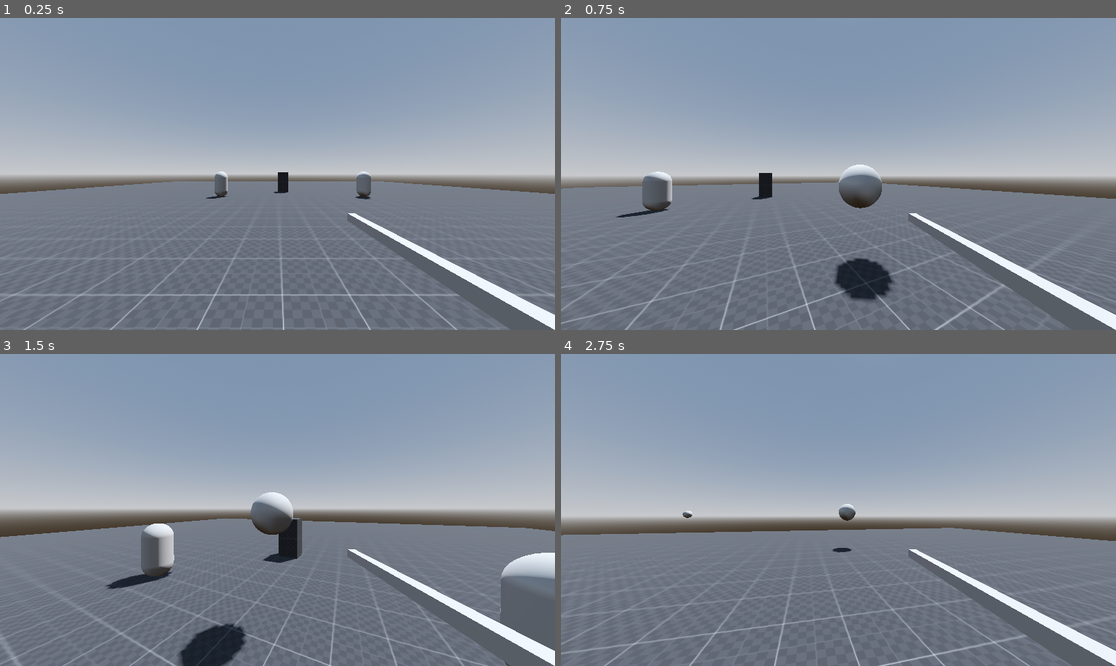
Above: before the commit, frames 1-4 (two rows, left to right).
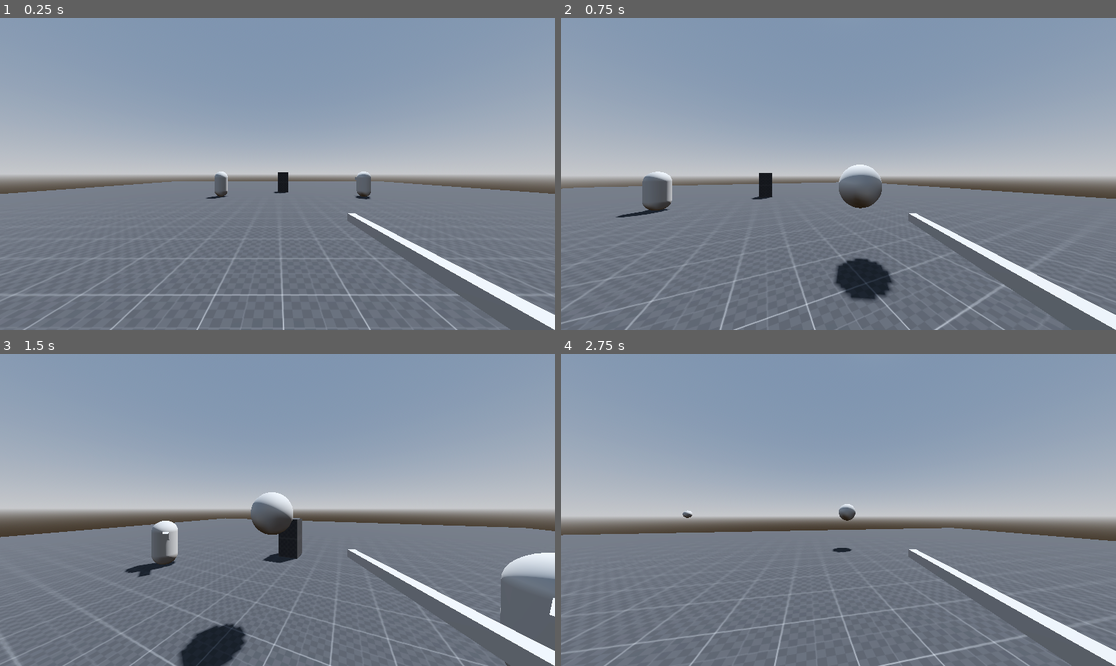
Above: after the commit, the same moments.

Repository: h-valot/Godot_BoomerShooter
Game: Godot game, scene res://Assets/Scenes/S_MovementTest.tscn
Two runs of this game, one before a commit and one after it. Both use one fixed random seed, a clock stepped at 60 frames per second and the inputs below.
Inputs (mouse positions are in pixels of both pictures, inside the frame that each line leads up to):
- Up to frame 1 (0.25 s): no input
- Up to frame 2 (0.75 s): tap Enter at 0.5 s; move the mouse to (866, 174) at 0.52 s; hold W (Forward) from 0.53 s (still down); click (866, 174) at 0.6 s
- Up to frame 3 (1.5 s): keep holding W (Forward); tap Space (Jump) at 0.77 s; move the mouse to (249, 510) at 1.27 s; click (249, 510) at 1.35 s
- Up to frame 4 (2.75 s): keep holding W (Forward); tap Space (Jump) at 1.52 s; move the mouse to (849, 503) at 2.02 s; tap Shift (Sprint) at 2.1 s; click (849, 503) at 2.3 s

The runs differ from the first frame. In frame 1, less than 0.1% of the frame differs, in the area x 63-65%, y 51-58%; in frame 2, less than 0.1%; in frame 3, 1.2%, in the area x 18-100%, y 53-85%; in frame 4, nothing differs.

Commit message:
Add base ai structure

Diff:
--- a/Assets/Prefabs/PF_Opponent.tscn
+++ b/Assets/Prefabs/PF_Opponent.tscn
@@ -1,7 +1,7 @@
 [gd_scene load_steps=9 format=3 uid="uid://i6tjyky8orfu"]
 
 [ext_resource type="PackedScene" uid="uid://nuh37785kb8n" path="res://Assets/Prefabs/Components/PF_Health.tscn" id="1_bdqby"]
-[ext_resource type="Resource" uid="uid://c40vi40gc5si2" path="res://Assets/Resources/Opponents/RE_BaseEnemy.tres" id="2_3yq35"]
+[ext_resource type="Resource" uid="uid://c40vi40gc5si2" path="res://Assets/Resources/Opponents/RE_OpponentRange.tres" id="2_3yq35"]
 [ext_resource type="PackedScene" uid="uid://0cringntf7yj" path="res://Assets/Prefabs/Components/PF_HitBox.tscn" id="2_moaqw"]
 [ext_resource type="Script" path="res://Assets/Scripts/Opponents/GD_Opponent.gd" id="2_oxxun"]
 [ext_resource type="Resource" uid="uid://42fq4lr4tkla" path="res://Assets/Resources/RSO/RSO_PlayerPosition.tres" id="3_81be2"]
@@ -14,6 +14,8 @@
 
 [node name="PF_Opponent" type="CharacterBody3D"]
 transform = Transform3D(1, 0, 0, 0, 1, 0, 0, 0, 1, 0, 1, 0)
+axis_lock_angular_x = true
+axis_lock_angular_z = true
 script = ExtResource("2_oxxun")
 opponent_config = ExtResource("2_3yq35")
 rso_player_position = ExtResource("3_81be2")
@@ -34,3 +36,6 @@
 [node name="PF_Health" parent="." instance=ExtResource("1_bdqby")]
 
 [node name="NavigationAgent3D" type="NavigationAgent3D" parent="."]
+
+[node name="CSGBox3D" type="CSGBox3D" parent="."]
+transform = Transform3D(0.227305, 0, 0, 0, 0.265188, 0, 0, 0, 1.0634, -0.0170318, 0.405434, -0.573797)
--- a/Assets/Resources/Opponents/RE_BaseEnemy.tres
+++ b/Assets/Resources/Opponents/RE_OpponentMelee.tres
@@ -1,20 +1,20 @@
-[gd_resource type="Resource" script_class="OpponentConfig" load_steps=2 format=3 uid="uid://c40vi40gc5si2"]
+[gd_resource type="Resource" script_class="OpponentConfig" load_steps=2 format=3 uid="uid://b470foxtbuv0"]
 
-[ext_resource type="Script" path="res://Assets/Scripts/Data/Configs/GD_OpponentConfig.gd" id="1_4x14m"]
+[ext_resource type="Script" path="res://Assets/Scripts/Data/Configs/GD_OpponentConfig.gd" id="1_j31td"]
 
 [resource]
-script = ExtResource("1_4x14m")
+script = ExtResource("1_j31td")
 name = ""
 move_speed = 5.0
-acceleration = 1.0
+acceleration = 10.0
 jump_force = 4.5
 fall_speed = 9.8
 flight_height = 0.0
 base_health = 50.0
 health_regeneration = 0.0
 base_armor = 0.0
-attack_type = 1
-attack_range = Vector2(0, 1)
+attack_type = 0
+attack_range = Vector2(0, 4)
 attack_damage = 10.0
 attack_rate = 1.0
 spread = 0.0
--- /dev/null
+++ b/Assets/Resources/Opponents/RE_OpponentRange.tres
@@ -0,0 +1,35 @@
+[gd_resource type="Resource" script_class="OpponentConfig" load_steps=2 format=3 uid="uid://c40vi40gc5si2"]
+
+[ext_resource type="Script" path="res://Assets/Scripts/Data/Configs/GD_OpponentConfig.gd" id="1_ypm8p"]
+
+[resource]
+script = ExtResource("1_ypm8p")
+name = ""
+move_speed = 5.0
+acceleration = 1.0
+jump_force = 4.5
+fall_speed = 9.8
+flight_height = 0.0
+base_health = 50.0
+health_regeneration = 0.0
+base_armor = 0.0
+attack_type = 1
+attack_range = Vector2(0, 10)
+attack_damage = 10.0
+attack_rate = 1.0
+spread = 0.0
+projectile_per_attack = 1
+projectile_speed = 5.0
+first_charge_time = 1.0
+final_charge_time = 1.0
+lock_time = 1.0
+zone_size = 1.0
+zone_duration = 1.0
+attack_recovery_time = 1.0
+interrupt_revorery_time = 1.0
+aggro_type = 1
+aggro_range = 1.0
+aggro_loss_range = 3.0
+reaction_time = 1.0
+can_be_interrupted = false
+event_on_death = -1.0
--- a/Assets/Scenes/S_MovementTest.tscn
+++ b/Assets/Scenes/S_MovementTest.tscn
@@ -1,8 +1,9 @@
-[gd_scene load_steps=8 format=3 uid="uid://d0tg7jm3r2gnt"]
+[gd_scene load_steps=9 format=3 uid="uid://d0tg7jm3r2gnt"]
 
 [ext_resource type="PackedScene" uid="uid://bgpgbd57412ef" path="res://Assets/Prefabs/PF_Player.tscn" id="1_iemg8"]
 [ext_resource type="PackedScene" uid="uid://bpft763acmlc2" path="res://Assets/Prefabs/PF_Cube_1x1.tscn" id="2_lu8k6"]
 [ext_resource type="PackedScene" uid="uid://i6tjyky8orfu" path="res://Assets/Prefabs/PF_Opponent.tscn" id="2_upqix"]
+[ext_resource type="Resource" uid="uid://b470foxtbuv0" path="res://Assets/Resources/Opponents/RE_OpponentMelee.tres" id="3_il6ey"]
 [ext_resource type="NavigationMesh" uid="uid://cfix7url5y7n2" path="res://Assets/Resources/NM_MovementTest.tres" id="4_qsb15"]
 
 [sub_resource type="ProceduralSkyMaterial" id="ProceduralSkyMaterial_u8ulj"]
@@ -25,10 +26,11 @@
 [node name="PF_Player" parent="Entities" instance=ExtResource("1_iemg8")]
 transform = Transform3D(1, 0, 0, 0, 1, 0, 0, 0, 1, -0.0709593, 0, 14.3208)
 
-[node name="PF_Opponent" parent="Entities" instance=ExtResource("2_upqix")]
+[node name="PF_OpponentMelee" parent="Entities" instance=ExtResource("2_upqix")]
 transform = Transform3D(1, 0, 0, 0, 1, 0, 0, 0, 1, 6.72378, 1, 2.02464)
+opponent_config = ExtResource("3_il6ey")
 
-[node name="PF_Opponent2" parent="Entities" instance=ExtResource("2_upqix")]
+[node name="PF_OpponentRange" parent="Entities" instance=ExtResource("2_upqix")]
 transform = Transform3D(1, 0, 0, 0, 1, 0, 0, 0, 1, -4.55909, 1, 1.8717)
 
 [node name="NavigationRegion3D" type="NavigationRegion3D" parent="."]
--- a/Assets/Scripts/Data/Configs/GD_OpponentConfig.gd
+++ b/Assets/Scripts/Data/Configs/GD_OpponentConfig.gd
@@ -22,7 +22,7 @@
 
 @export_group("Attack")
 ## Can be melee, distance or special
-@export_enum("MELEE", "DISTANCE", "SPECIAL") var attack_type : int = 1
+@export_enum("MELEE", "RANGE", "SPECIAL") var attack_type : int = 1
 ## Minimum and maximum distance to cast an attack
 @export var attack_range : Vector2 = Vector2(0, 1)
 ## Damage dealt to the touched hitbox when attacking
--- a/Assets/Scripts/Opponents/GD_Opponent.gd
+++ b/Assets/Scripts/Opponents/GD_Opponent.gd
@@ -1,36 +1,47 @@
 extends CharacterBody3D
 class_name Opponent
 
+#region VARIABLES
 @export_category("References")
 @export var opponent_config : OpponentConfig
 @export var rso_player_position : WrapperVariable
 
 var _direction = Vector3.ZERO
 var _gravity = ProjectSettings.get_setting("physics/3d/default_gravity")
+var _idle_position : Vector3
 
 @onready var _health_component : HealthComponent = $PF_Health
 @onready var _navigation_agent_3d = $NavigationAgent3D
 
 signal on_opponent_dies
+#endregion
 
 func _ready():
 	_health_component.initialize(opponent_config.base_health, opponent_config.health_regeneration, opponent_config.base_armor)
 	_health_component.connect("on_health_reached_zero", _die)
 	rso_player_position.connect("on_changed", _update_target_position)
+	_idle_position = global_transform.origin
+
+func _physics_process(delta):
+	_process_movement(delta)
+
+func _process(delta):
+	_process_ai_behaviour(delta)
 
 func _die():
 	emit_signal("on_opponent_dies")
 	self.queue_free()
 
+#region MOVEMENT
 var debug_timer : float = 0
-func _physics_process(delta):
-
+func _process_movement(delta):
 	if (debug_timer < 1):
 		debug_timer += delta
 		return
 
 	_apply_gravity(delta)
 	_move(delta)
+	_look_at(_navigation_agent_3d.target_position)
 	move_and_slide()
 
 func _apply_gravity(delta):
@@ -38,12 +49,130 @@
 		velocity.y -= _gravity * delta
 
 func _move(delta):
+	if (!_move_funtion_enabled):
+		velocity = Vector3(0, 0, 0)
+		return
+
 	_direction = (_navigation_agent_3d.get_next_path_position() - global_transform.origin).normalized() * opponent_config.move_speed
 	velocity = velocity.move_toward(_direction, 0.25)
 
 func _update_target_position():
 	_navigation_agent_3d.target_position = rso_player_position.value
 
+func _look_at(target : Vector3):
+	if (!_look_funtion_enabled):
+		return
+
+	look_at(Vector3(target.x, global_transform.origin.y, target.z))
+
 func _jump():
 	if is_on_floor():
 		velocity.y = opponent_config.jump_force
+#endregion
+
+#region AI BEHAVIOUR
+var _distance_from_target : float
+var _is_attacking : bool
+var _custom_timer : float
+var _move_funtion_enabled : bool = true
+var _look_funtion_enabled : bool = true
+
+func _process_ai_behaviour(delta):
+	# Get distance from opponent to target
+	_distance_from_target = (_navigation_agent_3d.target_position - global_transform.origin).length()
+
+	# Exit, if the opponent is already attacking
+	if (_is_attacking):
+		return
+
+	# Exit, if the opponent is out of attack range
+	if (_distance_from_target < opponent_config.attack_range.x
+		|| _distance_from_target >= opponent_config.attack_range.y):
+		return
+
+	_start_attack()
+
+func _start_attack():
+	_is_attacking = true
+
+	# Use melee attack
+	if (opponent_config.attack_type == 0): # MELEE
+		await _melee_attack()
+
+	# Use range attack
+	if (opponent_config.attack_type == 1): # RANGE
+		await _range_attack()
+
+	_is_attacking = false
+	_move_funtion_enabled = true
+	_look_funtion_enabled = true
+
+func _wait_for(delay : float, with_interruption : bool = false):
+	_custom_timer = delay
+	while _custom_timer > 0:
+		await get_tree().create_timer(0.1).timeout
+		_custom_timer -= 0.1
+
+		if (with_interruption):
+			# TODO - Handle interruption
+			pass
+
+#region MELEE ATTACK
+func _melee_attack():
+	await _charge_and_pursue()
+	await _lock_position()
+	await _slach()
+
+func _charge_and_pursue():
+	# TODO - Play charge animation
+
+	# Wait for first charge delay with interruption enabled
+	await _wait_for(opponent_config.first_charge_time, true)
+
+func _lock_position():
+	# Lock movement
+	_move_funtion_enabled = false
+
+	# Wait for final charge delay with interruption enabled
+	await _wait_for(opponent_config.final_charge_time, true)
+
+func _slach():
+	# Lock rotation
+	_look_funtion_enabled = false
+
+	# TODO - Enable melee damage collision area
+
+	# TODO - Wait till the end of the attack animation or a timer
+
+	# TODO - Disable melee damage collision area
+
+	# Wait for the recovery time
+	await _wait_for(opponent_config.attack_recovery_time)
+#endregion
+#region RANGE ATTACK
+func _range_attack():
+	await _charge_and_aim()
+	await _lock_and_finish_charge()
+	await _shoot()
+
+func _charge_and_aim():
+	# Lock movement
+	_move_funtion_enabled = false
+
+	# Wait for first charge time with interruption enabled
+	await _wait_for(opponent_config.first_charge_time, true)
+
+func _lock_and_finish_charge():
+	# Lock rotation
+	_look_funtion_enabled = false
+
+	# Wait for first charge time with interruption enabled
+	await _wait_for(opponent_config.final_charge_time, true)
+
+func _shoot():
+	# TODO - Fire a bullet toward the opponent "looking at" diretion
+
+	# Wait for the recovery time
+	await _wait_for(opponent_config.attack_recovery_time)
+#endregion
+#endregion
